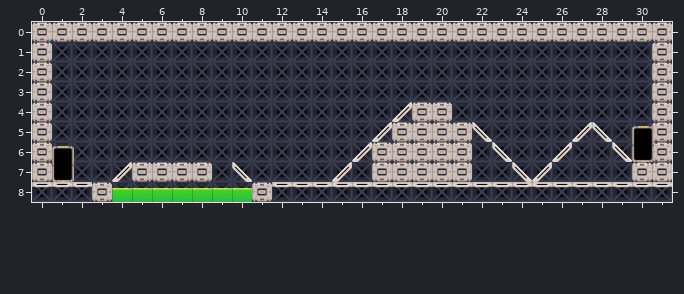
Two states of a Tiled map, src/assets/games/tiles/scifi/level00.tmx. Above is the file before it was changed.
Cells are 256x256 px. Shown: x 0..31, y 0..8.
And afterwards:
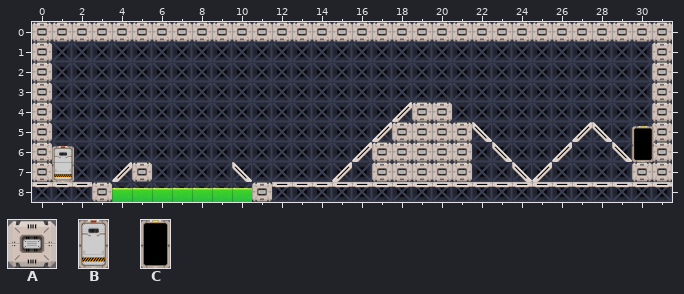
Key: from "Box": A 0; from "DoorLocked": B 0; from "DoorOpen": C 0.
_ is an empty cell.
Tiles of an added or newly shown layer are drawn over the layers below it.
Change:
{"where": "layer \"obstacle\""}
{"y":7,"x":5,"old":"AAAA","new":"____"}
{"where": "layer \"doors\" (added)"}
{"y":7,"x":1,"old":"_","new":"B"}
{"where": "layer \"entities\""}
{"y":7,"x":1,"old":"C","new":"_"}
